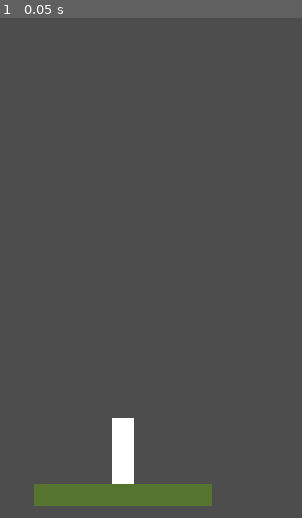
Above: before the commit, frame 1.
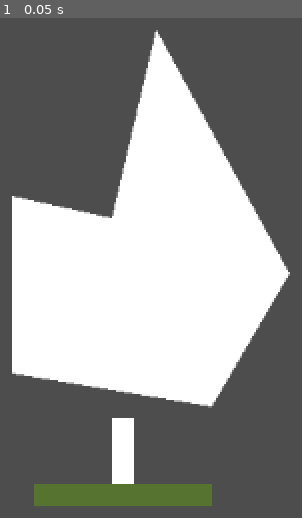
Above: after the commit, the same moment.

Repository: Doozitron9000/wind-game
Game: Godot game, scene res://levels/test_level.tscn
The game is run twice, just before and just after one commit, with the same random seed, the same clock (stepped at 60 frames per second) and the same inputs.
Inputs:
- Up to frame 1 (0.05 s): no input

The runs differ from the first frame. In frame 1, 39% of the frame differs, in the area x 3-97%, y 2-78%.

Commit message:
Updated windzone to include a stand in visual element
This will later serve to display the particle shader on.

Diff:
--- a/environment/scripts/wind_zone.gd
+++ b/environment/scripts/wind_zone.gd
@@ -4,11 +4,19 @@
 
 # To use this scene add it to a level and set its children to be editable
 # (Right click and enable editable children). THen resize the contained
-# collision as you see fit.
+# visuals as you see fit (the collsion will match these at run time).
 extends Area2D
+
+# get both the visual and collision elements
+@onready var visuals : Polygon2D = $Visuals
+@onready var collision : CollisionPolygon2D = $Collision
 
 # The vector representing the wind direction and magnitude
 @export var wind : Vector2
+
+func _ready() -> void:
+	# on ready match the collision polygon to the visual one
+	collision.polygon = visuals.polygon
 
 ## When a body enters this it has the wind applied to it
 ## if applicable
--- a/environment/wind_zone.tscn
+++ b/environment/wind_zone.tscn
@@ -6,6 +6,9 @@
 script = ExtResource("1_ckl1c")
 
 [node name="Collision" type="CollisionPolygon2D" parent="."]
+polygon = PackedVector2Array(16, -16, -16, -16, -16, 8, 16, 8)
+
+[node name="Visuals" type="Polygon2D" parent="."]
 polygon = PackedVector2Array(64, 64, 64, -64, -64, -64, -64, 64)
 
 [connection signal="body_entered" from="." to="." method="_on_body_entered"]
--- a/levels/test_level.tscn
+++ b/levels/test_level.tscn
@@ -1,6 +1,7 @@
-[gd_scene load_steps=3 format=3 uid="uid://dsd7tbnp5fwgt"]
+[gd_scene load_steps=4 format=3 uid="uid://dsd7tbnp5fwgt"]
 
 [ext_resource type="PackedScene" uid="uid://couekb68vrmn6" path="res://player/player.tscn" id="1_46lwt"]
+[ext_resource type="PackedScene" uid="uid://bm6vmups0um7u" path="res://environment/wind_zone.tscn" id="2_x25rp"]
 
 [sub_resource type="RectangleShape2D" id="RectangleShape2D_x25rp"]
 size = Vector2(128, 16)
@@ -21,3 +22,11 @@
 
 [node name="Player" parent="." instance=ExtResource("1_46lwt")]
 position = Vector2(0, -8)
+
+[node name="WindZone" parent="." instance=ExtResource("2_x25rp")]
+position = Vector2(-16, -152)
+
+[node name="Visuals" parent="WindZone" index="0"]
+polygon = PackedVector2Array(136, -8, 40, -184, 8, -48, -64, -64, -64, 64, 80, 88)
+
+[editable path="WindZone"]
